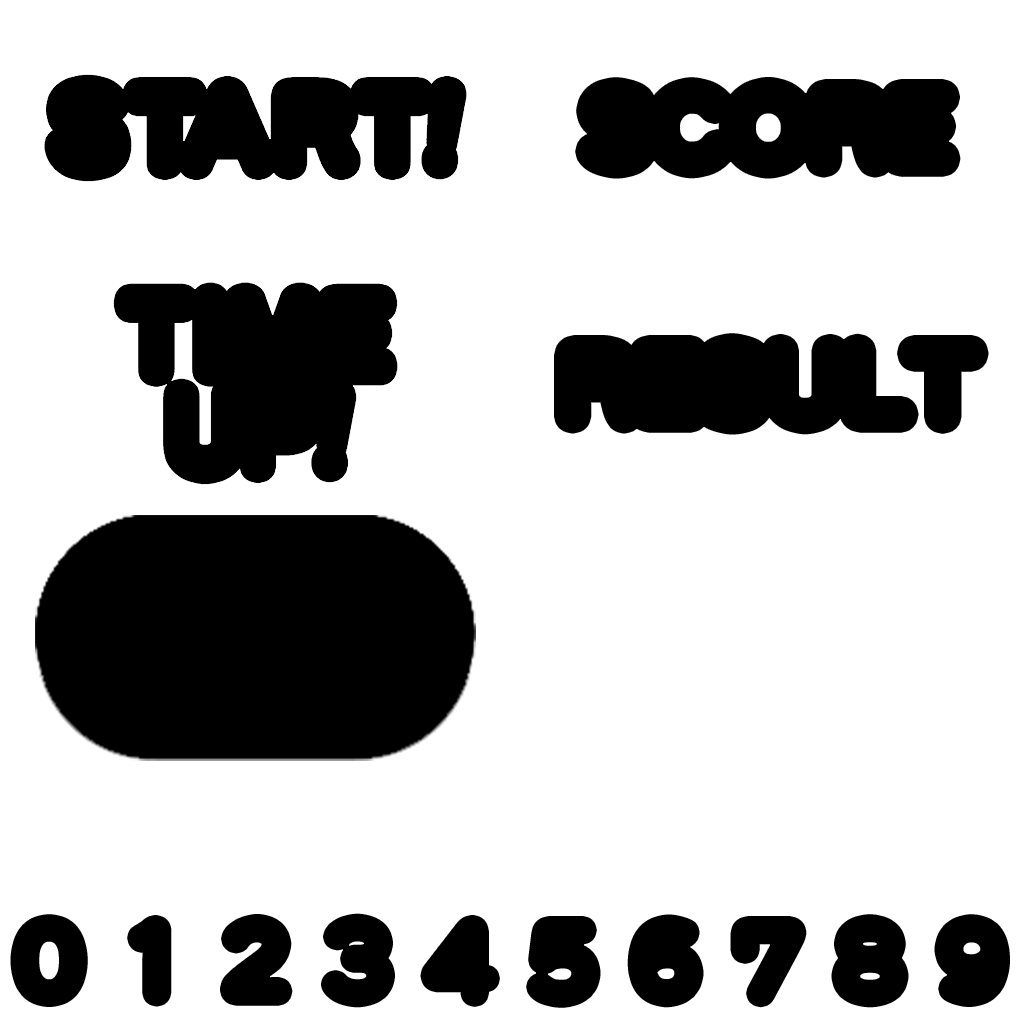
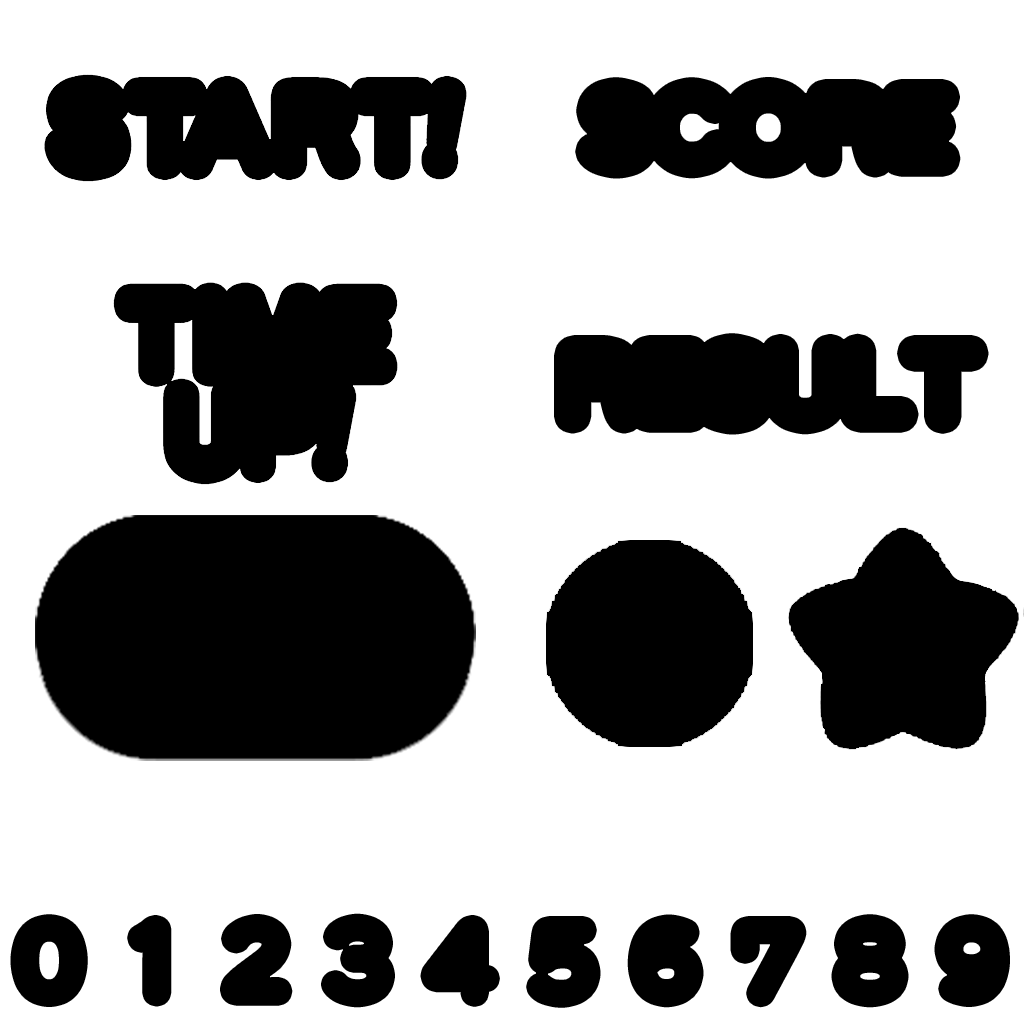
Two versions of the same layered image (1024x1024). Layer-by-layer changes:
added layer "레이어 15" in group "mask" over [left=788, top=527, right=1024, bottom=750]
added layer "레이어 14" in group "mask" over [left=546, top=540, right=753, bottom=747]
